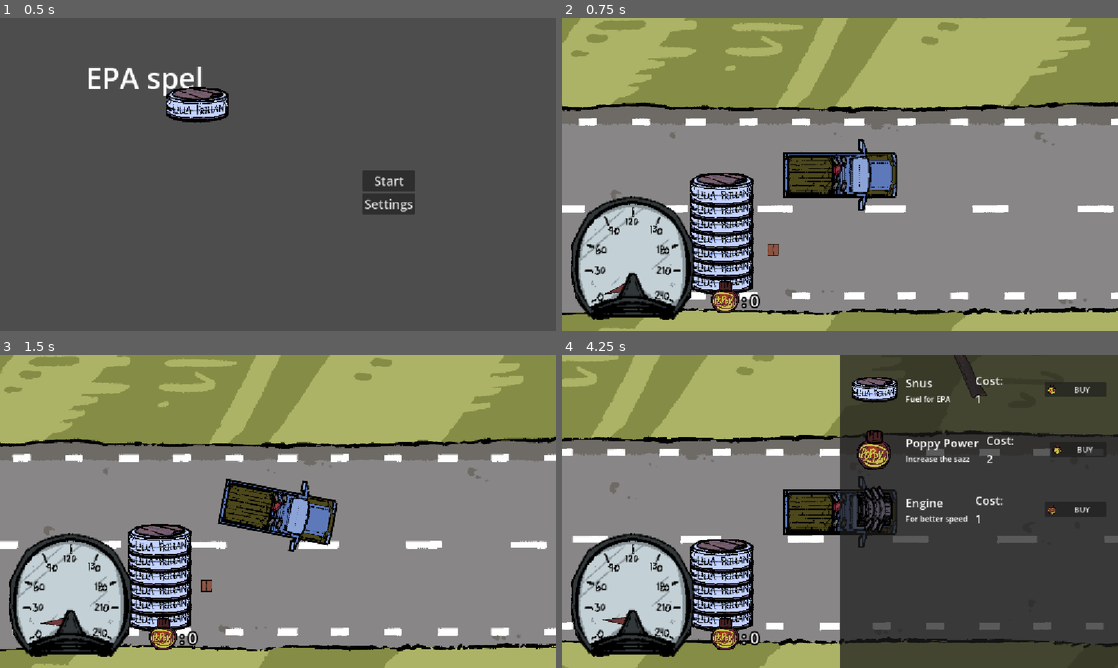
Above: before the commit, frames 1-4 (two rows, left to right).
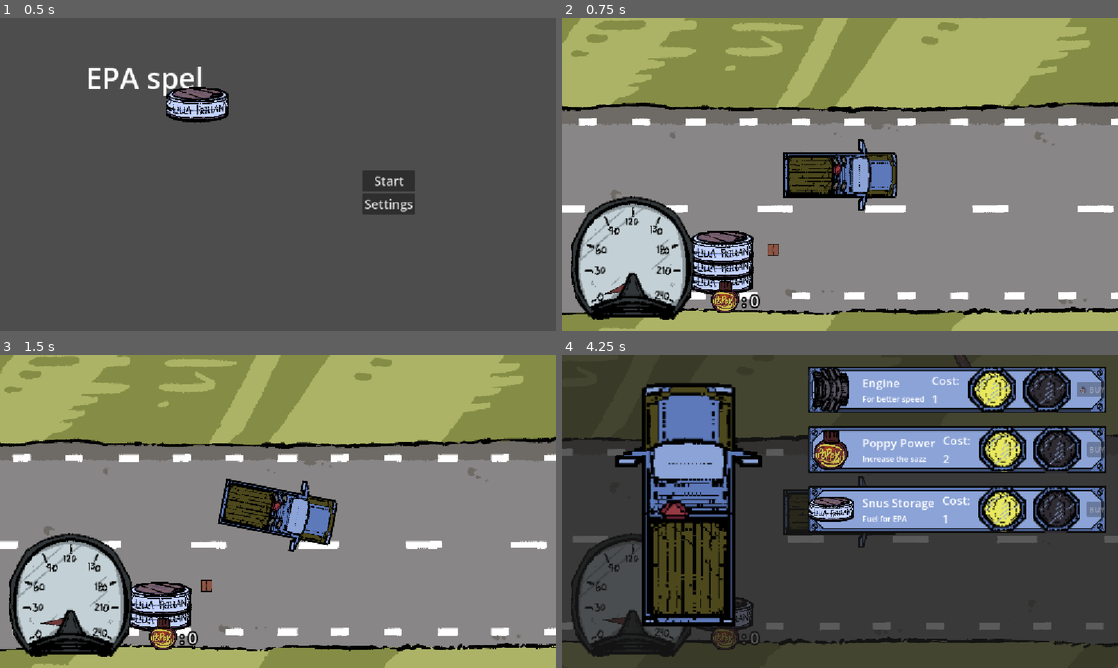
Above: after the commit, the same moments.

Repository: midenfors/project-epa
Game: Godot game, scene res://Scenes/UI/main_menu.tscn
Same seed, same stepped clock (60 frames per second), same inputs: the game is played once before the commit and once after it. The engine's default icon, where the game draws it, is replaced by a stand-in: a white triangle on a blue panel in a dark square.
Inputs:
- Up to frame 1 (0.5 s): no input
- Up to frame 2 (0.75 s): click "Start" at 0.5 s
- Up to frame 3 (1.5 s): tap Enter at 1.25 s; hold S (Turn Right) from 1.28 s (still down); tap Space (Boost) at 1.35 s
- Up to frame 4 (4.25 s): release S (Turn Right) at 2.03 s; hold W (Turn Left) 2.03-2.78 s; tap A (Break) at 2.1 s; hold S (Turn Right) 2.78-3.53 s; tap D (Gas) at 2.85 s; hold F (Upgrades) from 3.53 s (still down); tap Space (Boost) at 3.6 s

Frame 1 is identical in both runs. In frame 2, 2.6% of the frame differs, in the area x 23-35%, y 49-75%; in frame 3, 2.6%; in frame 4, 66%, in the area x 0-98%, y 0-100%.

Commit message:
revamped upgrade menu

Diff:
--- a/Resources/Upgrades/snus.tres
+++ b/Resources/Upgrades/snus.tres
@@ -6,6 +6,6 @@
 [resource]
 script = ExtResource("1_dp32i")
 icon = ExtResource("1_2mmnb")
-name = "Snus"
+name = "Snus Storage"
 description = "Fuel for EPA"
 metadata/_custom_type_script = "uid://vn6db8n58n3i"
--- a/Scenes/UI/hud.tscn
+++ b/Scenes/UI/hud.tscn
@@ -10,6 +10,7 @@
 [ext_resource type="Texture2D" uid="uid://0be866d3kn3x" path="res://Assets/Art/Poppy.png" id="6_qdh5o"]
 [ext_resource type="Script" uid="uid://bwgijuonu3ed8" path="res://Scripts/pause_screen.gd" id="6_ux5h0"]
 [ext_resource type="PackedScene" uid="uid://djeomro3ibjbj" path="res://Scenes/UI/upgrade_container.tscn" id="7_7wqu8"]
+[ext_resource type="Texture2D" uid="uid://cdpy2t5xl4yfl" path="res://Assets/Art/Car_Base.png" id="9_am52h"]
 [ext_resource type="Script" uid="uid://w5gl52gct288" path="res://Scripts/end_screen.gd" id="11_cna6x"]
 
 [sub_resource type="Gradient" id="Gradient_7wqu8"]
@@ -99,30 +100,43 @@
 [node name="UpgradeMenu" type="Control" parent="Dashboard" unique_id=1791634231]
 visible = false
 layout_mode = 1
+anchors_preset = 15
+anchor_right = 1.0
+anchor_bottom = 1.0
+grow_horizontal = 2
+grow_vertical = 2
+script = ExtResource("6_mqf2c")
+
+[node name="TextureRect" type="TextureRect" parent="Dashboard/UpgradeMenu" unique_id=996028108]
+layout_mode = 1
+anchors_preset = 15
+anchor_right = 1.0
+anchor_bottom = 1.0
+grow_horizontal = 2
+grow_vertical = 2
+texture = SubResource("GradientTexture1D_vm6d2")
+
+[node name="CAR" type="TextureRect" parent="Dashboard/UpgradeMenu" unique_id=1600665002]
+layout_mode = 1
+anchors_preset = 2
+anchor_top = 1.0
+anchor_bottom = 1.0
+offset_top = -65.0
+offset_right = 256.0
+offset_bottom = 191.0
+grow_vertical = 0
+rotation = -1.5707964
+scale = Vector2(2.1234288, 2.0421836)
+texture = ExtResource("9_am52h")
+
+[node name="MarginContainer" type="MarginContainer" parent="Dashboard/UpgradeMenu" unique_id=698395331]
+layout_mode = 1
 anchors_preset = 11
 anchor_left = 1.0
 anchor_right = 1.0
 anchor_bottom = 1.0
-offset_left = -576.0
+offset_left = -651.0
 grow_horizontal = 0
-grow_vertical = 2
-script = ExtResource("6_mqf2c")
-
-[node name="TextureRect" type="TextureRect" parent="Dashboard/UpgradeMenu" unique_id=996028108]
-layout_mode = 1
-anchors_preset = 15
-anchor_right = 1.0
-anchor_bottom = 1.0
-grow_horizontal = 2
-grow_vertical = 2
-texture = SubResource("GradientTexture1D_vm6d2")
-
-[node name="MarginContainer" type="MarginContainer" parent="Dashboard/UpgradeMenu" unique_id=698395331]
-layout_mode = 1
-anchors_preset = 15
-anchor_right = 1.0
-anchor_bottom = 1.0
-grow_horizontal = 2
 grow_vertical = 2
 theme_override_constants/margin_left = 16
 theme_override_constants/margin_top = 16
--- a/Scenes/UI/upgrade_container.tscn
+++ b/Scenes/UI/upgrade_container.tscn
@@ -3,10 +3,15 @@
 [ext_resource type="Texture2D" uid="uid://dlo5ipledi3xk" path="res://icon.svg" id="1_dwcnn"]
 [ext_resource type="Script" uid="uid://cem1pomj4g7ir" path="res://Scripts/upgrade_container.gd" id="1_y445p"]
 [ext_resource type="Texture2D" uid="uid://0be866d3kn3x" path="res://Assets/Art/Poppy.png" id="3_i25oc"]
+[ext_resource type="Texture2D" uid="uid://b3ouwrfh6d6j8" path="res://Assets/Art/UI_Box.png" id="4_gew5t"]
+[ext_resource type="Texture2D" uid="uid://c6old18rflgxa" path="res://Assets/Art/UpgradeLight_BG_Off.png" id="4_tyxeg"]
+[ext_resource type="Texture2D" uid="uid://xnmuo7xpscwu" path="res://Assets/Art/UpgradeLight_Top.png" id="5_jq8ut"]
+[ext_resource type="Texture2D" uid="uid://depfxjjd27x8e" path="res://Assets/Art/UpgradeLight_BG_On.png" id="6_elbrf"]
 
 [node name="UpgradeContainer" type="MarginContainer" unique_id=203992832]
 anchors_preset = 10
 anchor_right = 1.0
+offset_bottom = 112.0
 grow_horizontal = 2
 size_flags_horizontal = 3
 theme_override_constants/margin_left = 8
@@ -14,6 +19,16 @@
 theme_override_constants/margin_right = 8
 theme_override_constants/margin_bottom = 8
 script = ExtResource("1_y445p")
+
+[node name="NinePatchRect" type="NinePatchRect" parent="." unique_id=1608839393]
+layout_mode = 2
+offset_transform_enabled = true
+texture = ExtResource("4_gew5t")
+region_rect = Rect2(0, 0, 332, 130)
+patch_margin_left = 52
+patch_margin_top = 39
+patch_margin_right = 45
+patch_margin_bottom = 45
 
 [node name="HBoxContainer" type="HBoxContainer" parent="." unique_id=1179568591]
 layout_mode = 2
@@ -56,6 +71,33 @@
 theme_override_font_sizes/font_size = 24
 text = "0"
 
+[node name="HBoxContainer" type="HBoxContainer" parent="HBoxContainer" unique_id=795872538]
+layout_mode = 2
+theme_override_constants/separation = 17
+
+[node name="TextureRect" type="TextureRect" parent="HBoxContainer/HBoxContainer" unique_id=1716362093]
+custom_minimum_size = Vector2(0.405, 0)
+layout_mode = 2
+texture = ExtResource("6_elbrf")
+expand_mode = 2
+
+[node name="TextureRect" type="TextureRect" parent="HBoxContainer/HBoxContainer/TextureRect" unique_id=1074512343]
+layout_mode = 0
+offset_right = 99.0
+offset_bottom = 93.0
+texture = ExtResource("5_jq8ut")
+
+[node name="TextureRect2" type="TextureRect" parent="HBoxContainer/HBoxContainer" unique_id=1016460257]
+layout_mode = 2
+texture = ExtResource("4_tyxeg")
+expand_mode = 2
+
+[node name="TextureRect" type="TextureRect" parent="HBoxContainer/HBoxContainer/TextureRect2" unique_id=1797485139]
+layout_mode = 0
+offset_right = 99.0
+offset_bottom = 93.0
+texture = ExtResource("5_jq8ut")
+
 [node name="Button" type="Button" parent="HBoxContainer" unique_id=409634085]
 layout_mode = 2
 size_flags_horizontal = 3
--- a/Scripts/Autoloads/Global.gd
+++ b/Scripts/Autoloads/Global.gd
@@ -1,7 +1,21 @@
 extends Node
 
 var poppys : int = 0
-var snus_counter : int = 7
+var snus_counter : int = 3
+var snus_upgrades : int = 0
+var poppy_power_upgrades : int = 0
+var engine_upgrades : int = 0
+
 
 func increase_poppy(amount):
 	poppys += amount
+
+func get_upgrade_level(id: String) -> int:
+	var level = get(id + "_upgrades")
+	if level == null:
+		push_error("Global has no variable '%s_upgrades'" % id)
+		return 0
+	return level
+
+func add_upgrade_level(id: String, levels: int) -> void:
+	set(id + "_upgrades", get_upgrade_level(id) + levels)
--- a/Scripts/Upgrades.gd
+++ b/Scripts/Upgrades.gd
@@ -4,5 +4,11 @@
 @export var icon : Texture2D = load("res://icon.svg")
 @export var name :String = "NONAME"
 @export var description: String = "Lorem ipsum..."
-@export var upgrade_cost : int = 1
-@export var amount : int = 0
+@export var upgrade_cost : int = 1   # Price of the first purchase
+@export var cost_increase : int = 1  # Added to the price after each purchase
+@export var amount : int = 1         # Levels gained per purchase
+
+# The file name is the id, e.g. "snus" for snus.tres.
+# Global stores the level in a matching "<id>_upgrades" variable.
+func get_id() -> String:
+	return resource_path.get_file().get_basename()
--- a/Scripts/UpgradesMenu.gd
+++ b/Scripts/UpgradesMenu.gd
@@ -1,21 +1,28 @@
 extends Control
+
+const UPGRADES_DIR = "res://Resources/Upgrades/"
 
 var upgrade_container_scene = load("res://Scenes/UI/upgrade_container.tscn") as PackedScene
 @onready var upgrades_container = $MarginContainer/ScrollContainer/VBoxContainer
 
-var upgrade_list = [
-"res://Resources/Upgrades/snus.tres",
-"res://Resources/Upgrades/poppy_power.tres",
-"res://Resources/Upgrades/engine.tres"
-
-]
-
 func _ready() -> void:
-	var children = upgrades_container.get_children()
-	for child in children:
+	for child in upgrades_container.get_children():
 		child.queue_free()
 
-	for path in upgrade_list:
+	for upgrade in load_upgrades():
 		var container = upgrade_container_scene.instantiate()
-		container.upgrade = load(path) as Upgrade  # assign as upgrade
+		container.upgrade = upgrade
 		upgrades_container.add_child(container)
+
+# Every .tres file in the upgrades folder becomes a row, sorted by file name.
+# list_directory also works in exported builds, unlike DirAccess.
+func load_upgrades() -> Array[Upgrade]:
+	var upgrades: Array[Upgrade] = []
+	var files := Array(ResourceLoader.list_directory(UPGRADES_DIR))
+	files.sort()
+	for file in files:
+		if file.ends_with(".tres"):
+			var upgrade := load(UPGRADES_DIR + file) as Upgrade
+			if upgrade:
+				upgrades.append(upgrade)
+	return upgrades
--- a/Scripts/upgrade_container.gd
+++ b/Scripts/upgrade_container.gd
@@ -2,13 +2,34 @@
 
 @export var upgrade : Upgrade
 
+@onready var cost_label: Label = $HBoxContainer/VBoxContainer2/CostAmount
+@onready var buy_button: Button = $HBoxContainer/Button
+
 func _ready() -> void:
-	if upgrade:
-		$HBoxContainer/TextureRect.texture = upgrade.icon
-		$HBoxContainer/VBoxContainer/Title.text = upgrade.name
-		$HBoxContainer/VBoxContainer/Description.text = upgrade.description
-		$HBoxContainer/VBoxContainer2/CostAmount.text = str(upgrade.upgrade_cost)
-		$HBoxContainer/Button.pressed.connect(upgrade_btn)
+	if not upgrade:
+		return
+	$HBoxContainer/TextureRect.texture = upgrade.icon
+	$HBoxContainer/VBoxContainer/Title.text = upgrade.name
+	$HBoxContainer/VBoxContainer/Description.text = upgrade.description
+	buy_button.pressed.connect(_on_buy_pressed)
+	_refresh()
 
-func upgrade_btn():
-	pass
+func _process(_delta: float) -> void:
+	# Poppys can change at any time, so keep the button state current.
+	if upgrade and is_visible_in_tree():
+		_refresh()
+
+func current_cost() -> int:
+	return upgrade.upgrade_cost + upgrade.cost_increase * Global.get_upgrade_level(upgrade.get_id())
+
+func _refresh() -> void:
+	cost_label.text = str(current_cost())
+	buy_button.disabled = Global.poppys < current_cost()
+
+func _on_buy_pressed() -> void:
+	var cost := current_cost()
+	if Global.poppys < cost:
+		return
+	Global.poppys -= cost
+	Global.add_upgrade_level(upgrade.get_id(), upgrade.amount)
+	_refresh()
